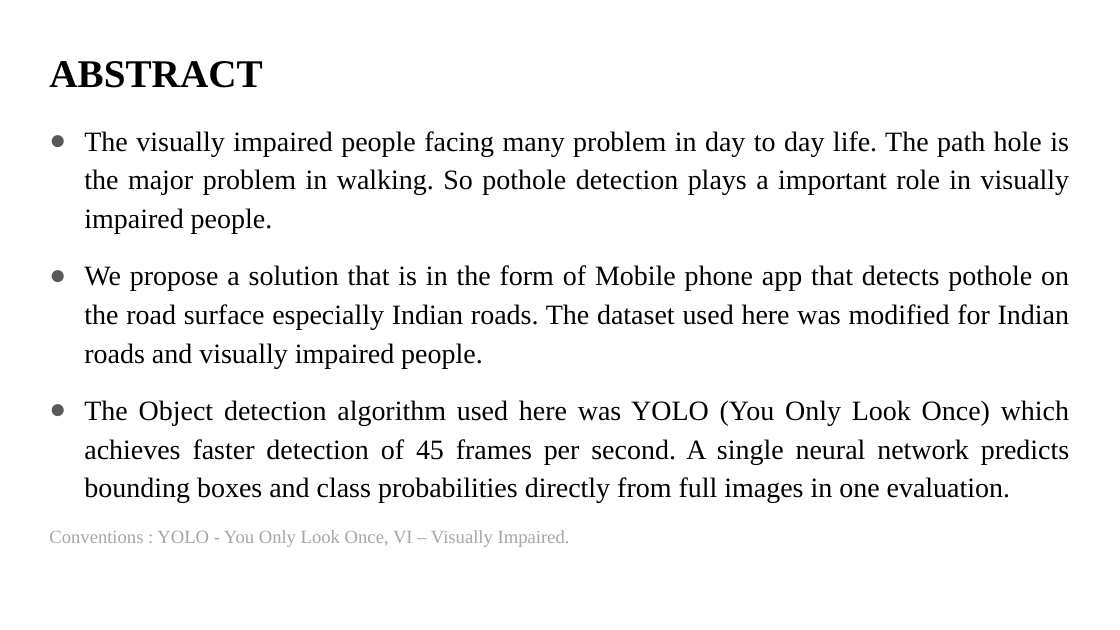
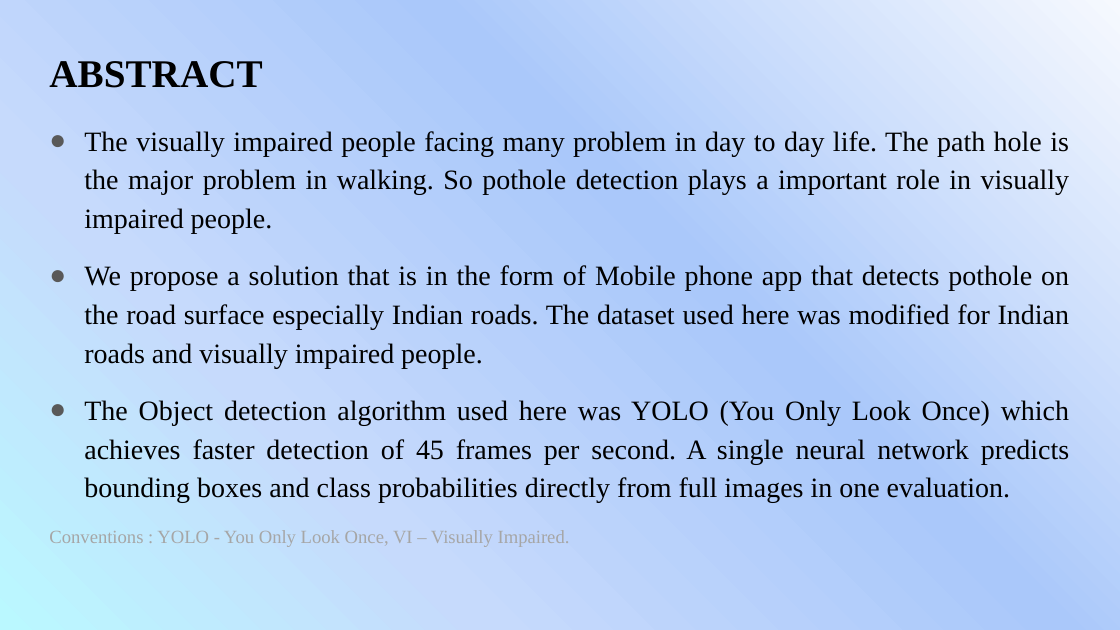
Before and after one commit to balajivijay-tech/project-blindly, a slide deck: slide 2 of presentation 1/POTHOLE DETECTION FOR VISUALLY IMPAIRED USING YOLO V1.pptx. Drawn at 1120x630 pixels with LibreOffice and Linux fonts; fonts in the diff are those of the drawing. Boxes give left, top, right and bottom in pixels: in the first picture for what was removed or moved away, otherwise in the second. Text is boxed around its words. In the diff, an @@ line names an element or a change of style, - is before the commit and + after.

```diff
--- a/presentation 1/POTHOLE DETECTION FOR VISUALLY IMPAIRED USING YOLO V1.pptx
+++ b/presentation 1/POTHOLE DETECTION FOR VISUALLY IMPAIRED USING YOLO V1.pptx
@@ background #FFFFFF to gradient #F6F9FE to #AAC8FA to #C6DAFC to #BAF8FF @@
```
Also in this commit, not shown: 13 other slides changed, 1 slide added, 2 slides removed.
